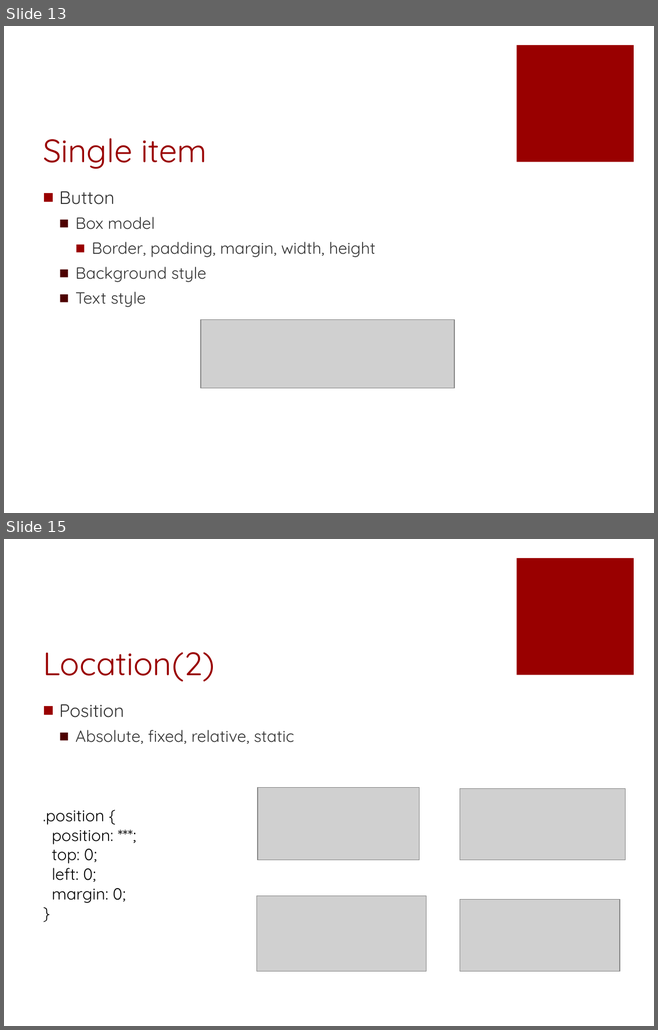
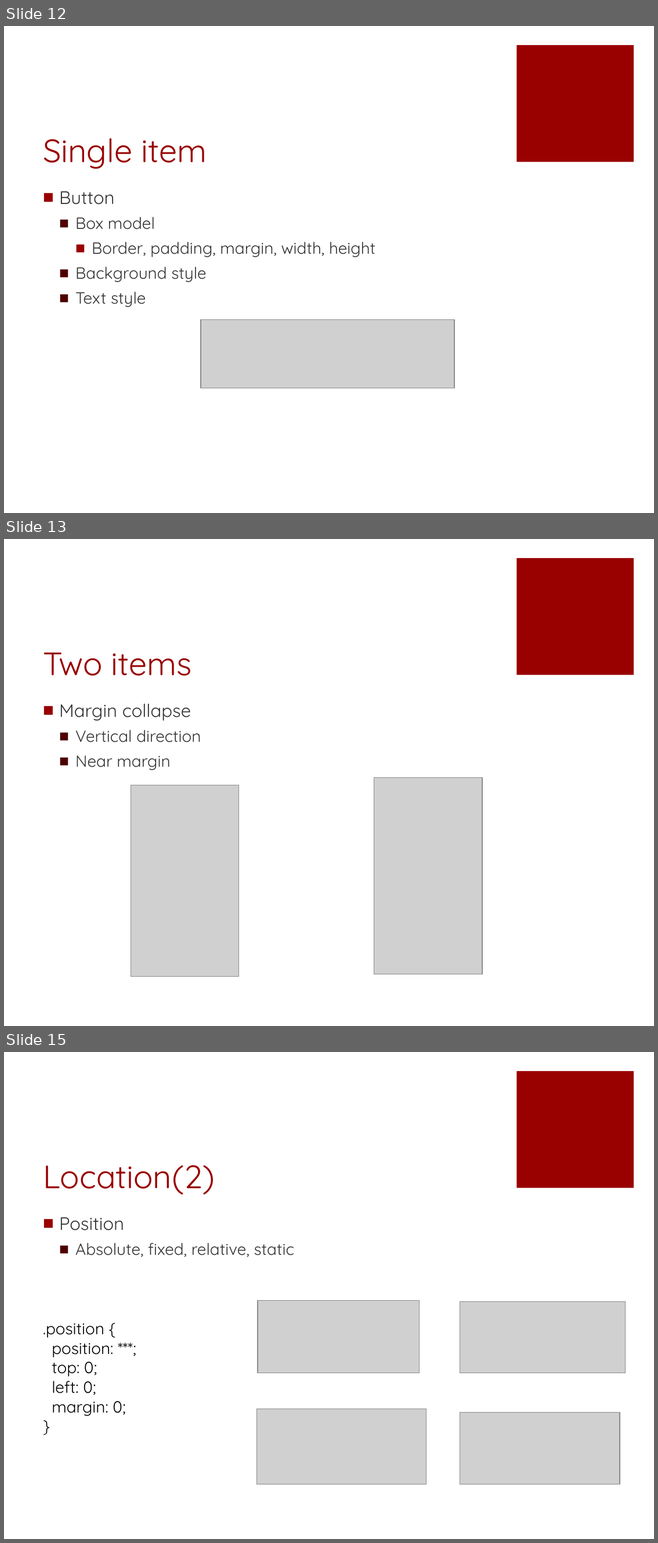
Before and after one commit to fuying/frondendtraining, a slide deck: CSS/CSS.pptx. Shown one above the other, each under a label of ours: slides 13 and 15 before the commit, slides 12, 13 and 15 after it; the slides between them are not shown. The pictures are 658x1030 and 658x1543 pixels, drawn with LibreOffice and Linux fonts; fonts in the diff are those of the drawing; grey boxes stand for pictures. Boxes give left, top, right and bottom in pixels: in the first picture for what was removed or moved away, otherwise in the second. Text is boxed around its words. In the diff, an @@ line names an element or a change of style, - is before the commit and + after.

```diff
--- a/CSS/CSS.pptx
+++ b/CSS/CSS.pptx
@@ slide 13 added at bbox=[4, 539, 654, 1026], background #FFFFFF; not listed: 1 template element that a slide beside it also shows @@
@@ title added at bbox=[43, 652, 192, 676], 36 pt, text #990000 @@
+Two items
@@ text added at bbox=[59, 704, 201, 770], 18 pt, text #333333 @@
+■ Margin collapse
+  ■ Vertical direction
+  ■ Near margin
@@ picture added at bbox=[373, 777, 482, 974] @@
@@ picture added at bbox=[130, 785, 239, 976] @@
@@ what was slide 13 is now slide 12 @@
```
Also in this commit, not shown: 7 slides changed, 1 slide removed.
